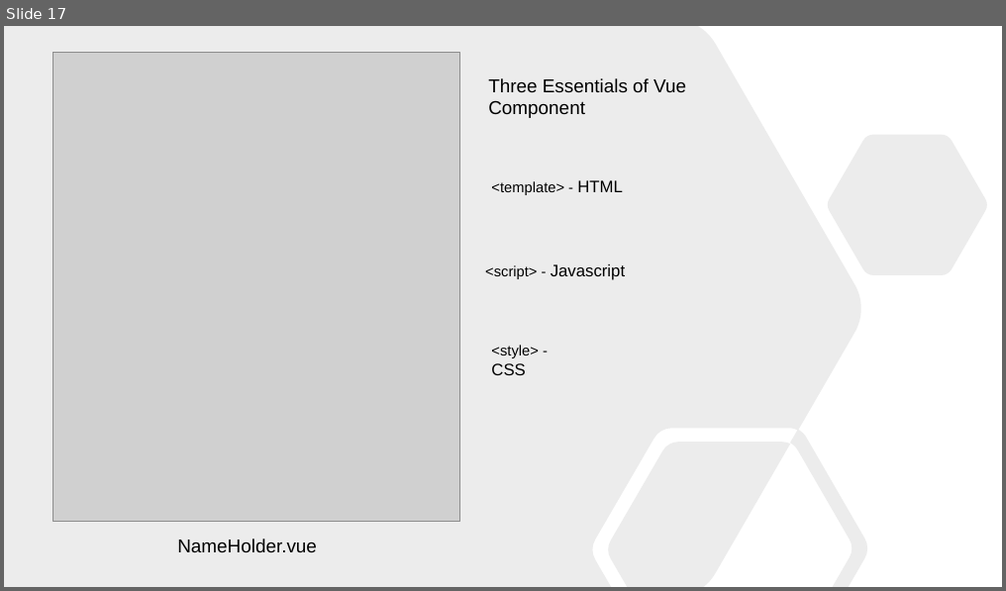
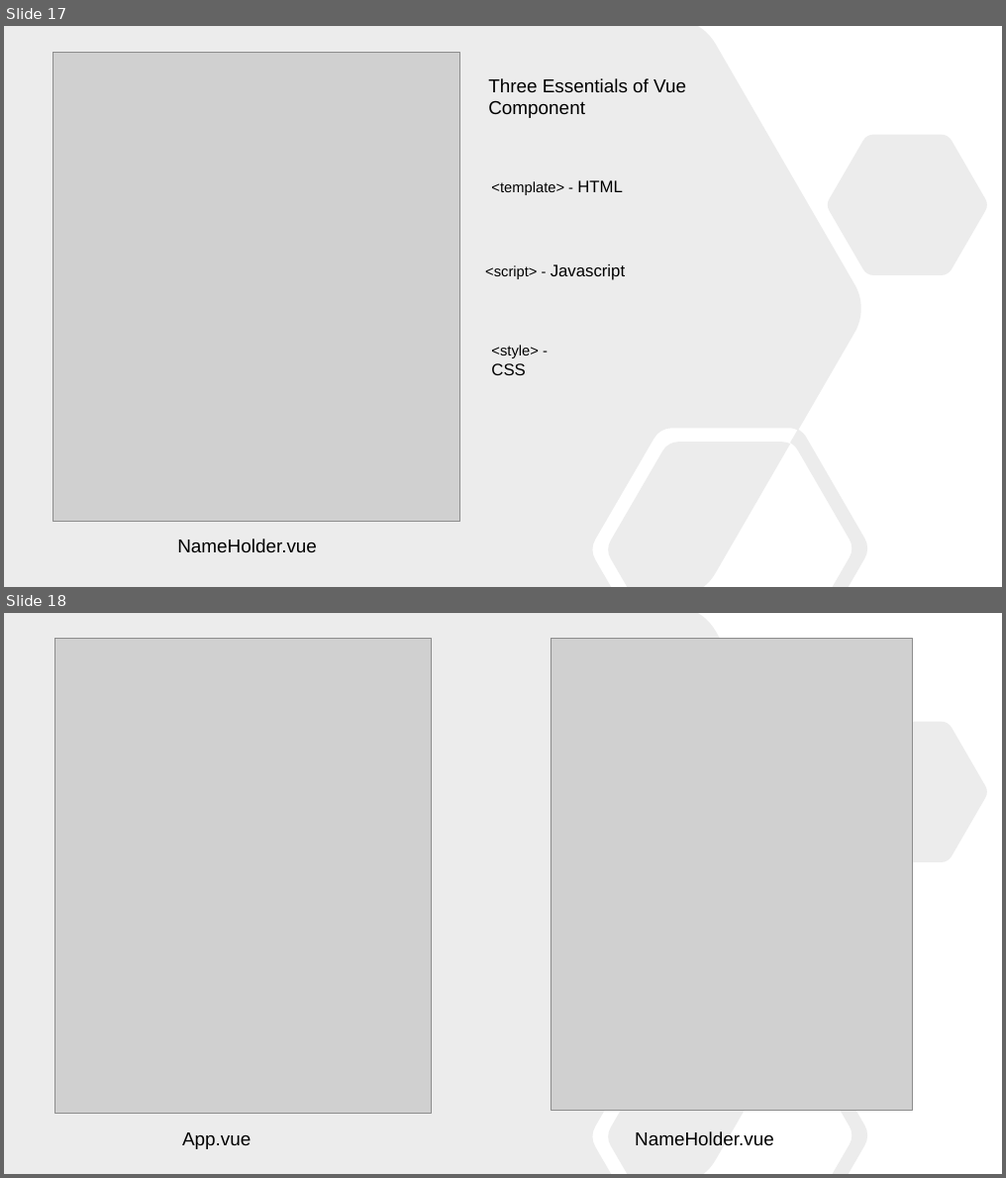
Before and after one commit to wjdingman1/vue-demo, a slide deck: Presentation.pptx. Shown one above the other, each under a label of ours: slide 17 before the commit, slides 17 and 18 after it. The pictures are 1006x591 and 1006x1178 pixels, drawn with LibreOffice and Linux fonts; fonts in the diff are those of the drawing; grey boxes stand for pictures. Boxes give left, top, right and bottom in pixels: in the first picture for what was removed or moved away, otherwise in the second. Text is boxed around its words. In the diff, an @@ line names an element or a change of style, - is before the commit and + after.

```diff
--- a/Presentation.pptx
+++ b/Presentation.pptx
@@ slide 18 added at [4,613,1002,1174], background #FFFFFF @@
@@ freeform shape added at [4,613,987,1174], fill #808080 at 15% opacity @@
@@ picture added at [54,638,432,1114] @@
@@ picture added at [550,638,913,1110] @@
@@ text added at [182,1133,251,1150], 18 pt, text #000000 @@
+App.vue
@@ text added at [635,1132,774,1146], 18 pt, text #000000 @@
+NameHolder.vue
```
Also in this commit, not shown: 1 slide changed, 6 other slides added.
